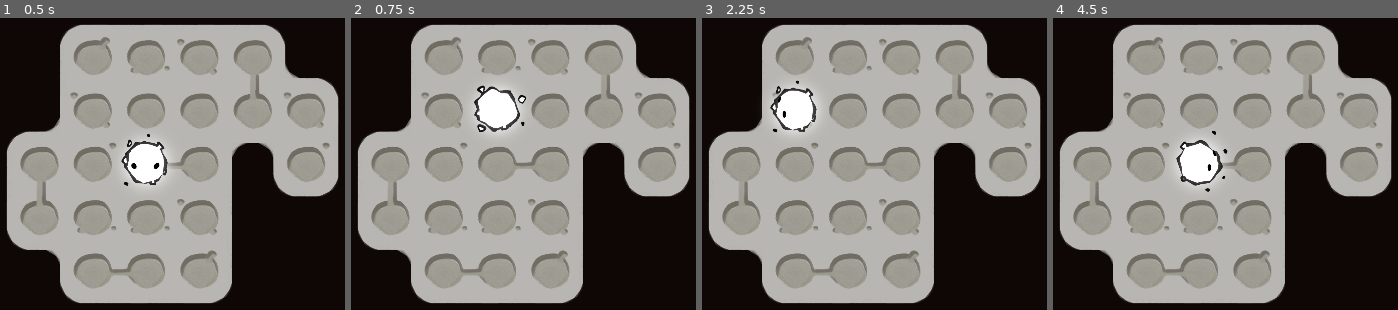
Above: before the commit, frames 1-4 (left to right).
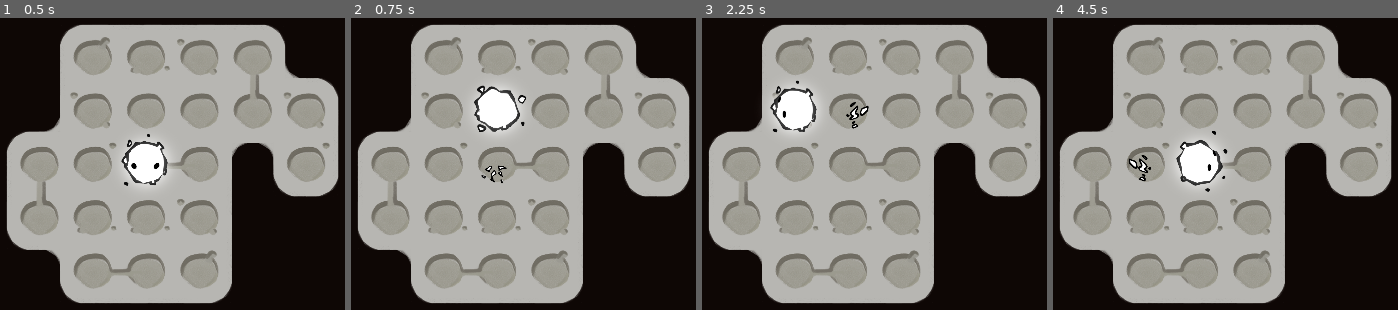
Above: after the commit, the same moments.

Repository: Lukko-Digital/brackeys-jam-2025-1
Game: Godot game, scene res://src/main.tscn
Same seed, same stepped clock (60 frames per second), same inputs: the game is played once before the commit and once after it. The engine's default icon, where the game draws it, is replaced by a stand-in: a white triangle on a blue panel in a dark square.
Inputs:
- Up to frame 1 (0.5 s): no input
- Up to frame 2 (0.75 s): hold W (up) from 0.53 s (still down); hold E (interact) from 0.53 s (still down)
- Up to frame 3 (2.25 s): release E (interact) at 1.28 s; tap E (interact) at 1.35 s; release W (up) at 2.03 s; hold A (left) from 2.03 s (still down); hold E (interact) from 2.03 s (still down)
- Up to frame 4 (4.5 s): release E (interact) at 2.78 s; tap E (interact) at 2.85, 4.35 s; release A (left) at 3.53 s; hold S (down) 3.53-4.28 s; hold E (interact) 3.53-4.28 s; hold D (right) from 4.28 s (still down)

Frame 1 is identical in both runs. In frame 2, 0.1% of the frame differs, in the area x 37-46%, y 50-57%; in frame 3, 0.2%; in frame 4, 0.2%, in the area x 22-29%, y 46-56%.

Commit message:
walking dust

Diff:
--- a/src/player/player.gd
+++ b/src/player/player.gd
@@ -8,6 +8,8 @@
 @onready var coyote_timer: Timer = %CoyoteTimer
 @onready var dialogue_ui: CanvasLayer = %DialogueUi
 @onready var eyes_sprite: AnimatedSprite2D = $PlayerEyes
+
+@onready var dust_scene = preload("res://src/player/walking_dust.tscn")
 
 var in_dialogue = false
 var buffered_input: String = ""
@@ -35,6 +37,26 @@
 	interact_ray.target_position = INPUTS[dir] * Global.TILE_SIZE
 	interact_ray.force_raycast_update()
 
+	animate_eyes(dir)
+	var moved = super(dir)
+	if moved:
+		walking_dust(dir)
+
+	return moved
+
+func move_input(dir: String):
+	if in_dialogue:
+		return
+
+	coyote_timer.start()
+	buffered_input = dir
+
+	if not is_moving:
+		move(dir)
+
+## ------------------ ANIMATION ------------------
+
+func animate_eyes(dir: String):
 	match dir:
 		"up":
 			eyes_sprite.play("up")
@@ -49,19 +71,13 @@
 			eyes_sprite.flip_h = false
 			eyes_sprite.offset.x = EYES_X_OFFSET
 
-	return super(dir)
+func walking_dust(dir: String):
+	var dust = dust_scene.instantiate()
+	dust.global_position = global_position
+	get_parent().add_child(dust)
+	dust.play_animation(dir)
 
-func move_input(dir: String):
-	if in_dialogue:
-		return
-
-	coyote_timer.start()
-	buffered_input = dir
-
-	if not is_moving:
-		move(dir)
-
-## ------------------ MOVEMENT ------------------
+## ------------------ DIALOGUE ------------------
 
 func interact_pressed():
 	if in_dialogue:
--- /dev/null
+++ b/src/player/walking_dust.gd
@@ -0,0 +1,20 @@
+extends Node2D
+class_name WalkingDust
+
+@onready var sprite: AnimatedSprite2D = %AnimatedSprite2D
+
+func play_animation(dir: String):
+	match dir:
+		"up":
+			sprite.play("vertical_dust")
+		"down":
+			sprite.play("vertical_dust")
+			sprite.flip_v = true
+		"right":
+			sprite.play("horizontal_dust")
+		"left":
+			sprite.play("horizontal_dust")
+			sprite.flip_h = true
+
+func _on_animated_sprite_2d_animation_finished():
+	queue_free()
--- a/src/player/walking_dust.tscn
+++ b/src/player/walking_dust.tscn
@@ -1,6 +1,7 @@
-[gd_scene load_steps=10 format=3 uid="uid://ql8mb0d72o33"]
+[gd_scene load_steps=11 format=3 uid="uid://ql8mb0d72o33"]
 
 [ext_resource type="Texture2D" uid="uid://c6wnar57cru8b" path="res://assets/player/spritesheets/dust.sprites/final-0031.tres" id="1_6nhuh"]
+[ext_resource type="Script" path="res://src/player/walking_dust.gd" id="1_f542d"]
 [ext_resource type="Texture2D" uid="uid://but3pq0rxhma2" path="res://assets/player/spritesheets/dust.sprites/final-0032.tres" id="2_8vie2"]
 [ext_resource type="Texture2D" uid="uid://mfp5hifp5bol" path="res://assets/player/spritesheets/dust.sprites/final-0033.tres" id="3_oot33"]
 [ext_resource type="Texture2D" uid="uid://bhl8q216bqqu6" path="res://assets/player/spritesheets/dust.sprites/final-0034.tres" id="4_2sw2k"]
@@ -47,10 +48,14 @@
 }]
 
 [node name="Dust" type="Node2D"]
+script = ExtResource("1_f542d")
 
 [node name="AnimatedSprite2D" type="AnimatedSprite2D" parent="."]
+unique_name_in_owner = true
 position = Vector2(9, 0)
 sprite_frames = SubResource("SpriteFrames_gfv0f")
 animation = &"horizontal_dust"
 frame = 3
 frame_progress = 1.0
+
+[connection signal="animation_finished" from="AnimatedSprite2D" to="." method="_on_animated_sprite_2d_animation_finished"]
